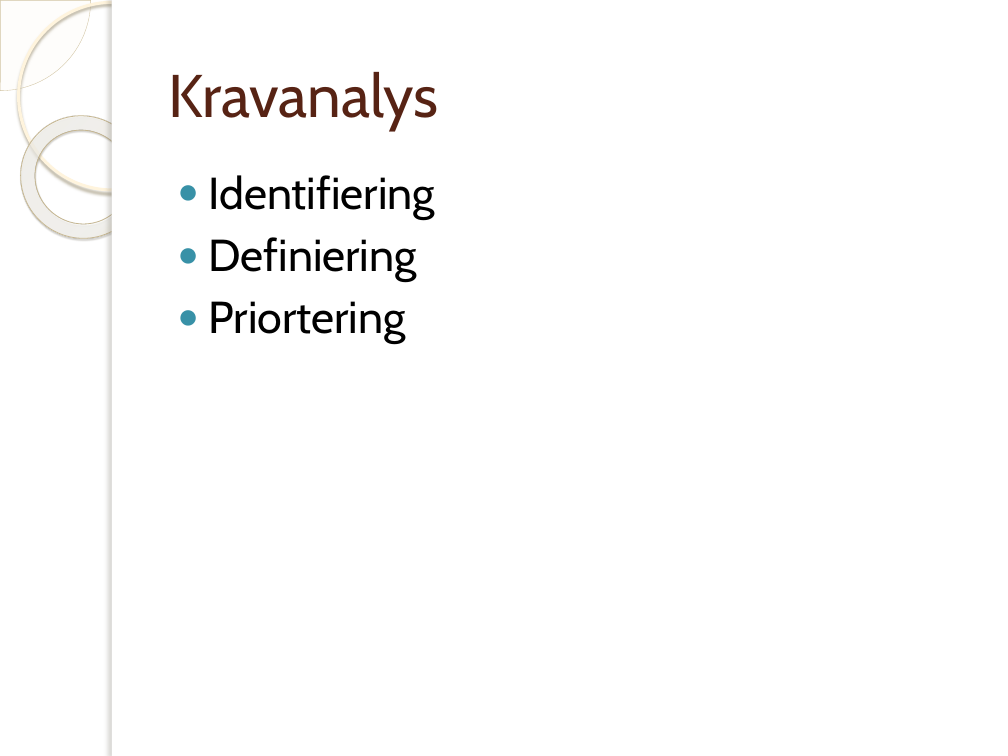
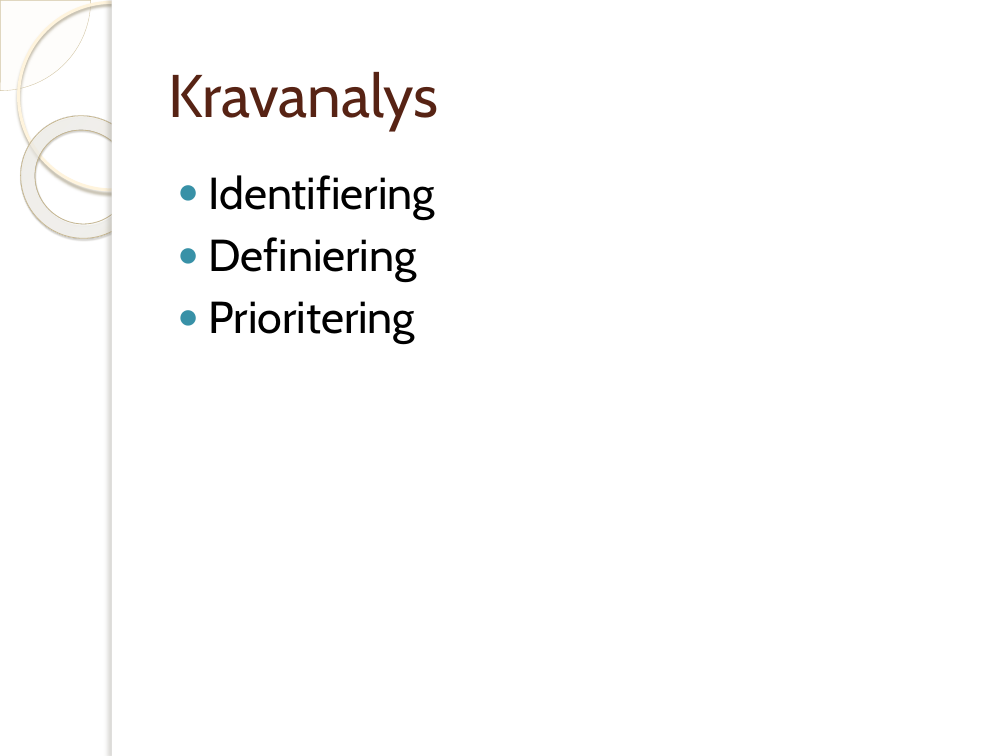
Before and after one commit to jakelamotta/master_thesis, a slide deck: slide 5 of presentations/presentation_swe.pptx. Drawn at 1008x756 pixels with LibreOffice and Linux fonts; fonts in the diff are those of the drawing; background and template pictures are left out. Boxes give left, top, right and bottom in pixels: in the first picture for what was removed or moved away, otherwise in the second. Text is boxed around its words. In the diff, an @@ line names an element or a change of style, - is before the commit and + after.

```diff
--- a/presentations/presentation_swe.pptx
+++ b/presentations/presentation_swe.pptx
@@ text at [209, 301, 416, 344]: text changed @@
-● Priortering
+● Prioritering
```
Also in this commit, not shown: 3 other slides changed, 1 slide added, 1 slide removed, 2 other files.
